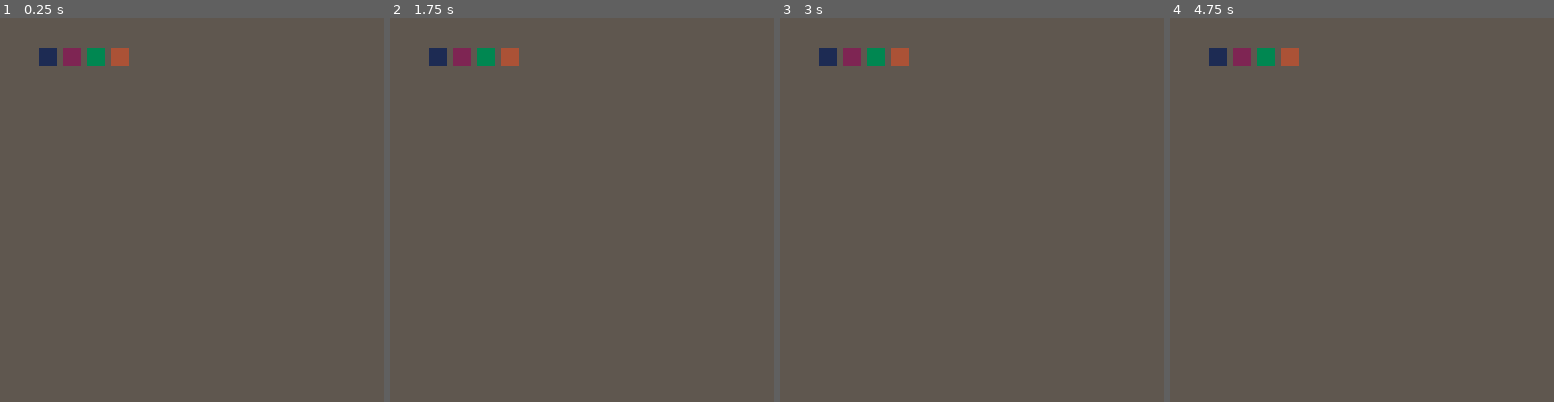
Above: before the commit, frames 1-4 (left to right).
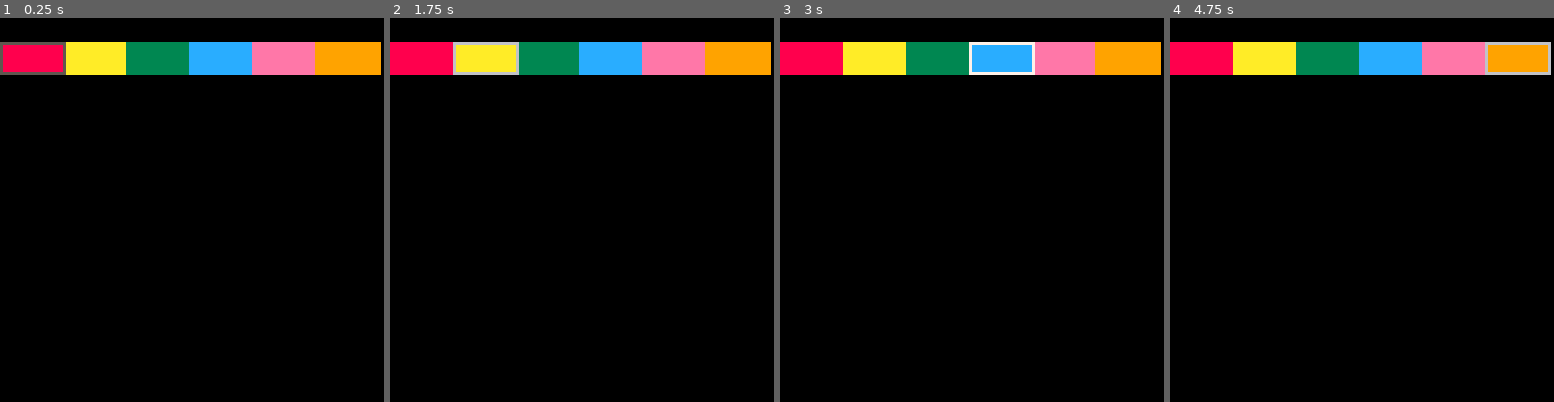
Above: after the commit, the same moments.

Repository: HerrBvomSee/pico8-carts
Game: PICO-8 cartridge cobloxx/cobloxx.p8
Two runs of this game, one before a commit and one after it. Both use one fixed random seed, a clock stepped at 60 frames per second and the inputs below.
Inputs:
- Up to frame 1 (0.25 s): no input
- Up to frame 2 (1.75 s): hold Right from 1.6 s (still down)
- Up to frame 3 (3 s): release Right at 2.1 s; hold Right from 2.47 s (still down)
- Up to frame 4 (4.75 s): release Right at 3.03 s; hold Left 3.08-3.58 s; hold Right 4.02-4.68 s

The runs differ from the first frame. In frame 1, 100% of the frame differs, in the area x 0-100%, y 0-100%; in frame 2, 100%; in frame 3, 100%; in frame 4, 100%.

Commit message:
added cobloxx project

Diff:
--- a/cobloxx/cobloxx.p8
+++ b/cobloxx/cobloxx.p8
@@ -1,20 +1,54 @@
 pico-8 cartridge // http://www.pico-8.com
 version 42
 __lua__
-c={1,2,3,4}
+palette={8,10,3,12,14,9}
+ploc={}
+phg=8
+
+selidx=1
+selcol={7,7,7,6,6,6,5,5,5,6,6,6,6,6}
+curselcol=1
 
 function _init()
-	cls(-11)
+	iw=flr(127/count(palette))
+
+	for i=0, count(palette) do
+		add(ploc, i*iw)
+	end
+
 end
 
 function _update()
+	curselcol+=.75
+	if (curselcol >= count(selcol)) curselcol=1
+
+	if btnp(⬅️) then
+	 selidx-=1
+		sfx(1)
+	end
+	if btnp(➡️) then
+		selidx+=1
+		sfx(1)
+	end
+
+	if selidx < 1 then
+		selidx=count(palette)
+		sfx(0)
+	end
+	if selidx > count(palette) then
+	 selidx=1
+		sfx(0)
+	end
 end
 
 function _draw()
 
-	for i in all(c) do
-		rectfill(5+(i*8), 10, (i*8+10), 15, i)
+	cls(0)
+	for i=1, count(palette) do
+		rectfill(ploc[i], 8, ploc[i]+iw, 10+phg, palette[i])
 	end
+
+	rect(ploc[selidx], 8, ploc[selidx]+iw, 10+phg, selcol[flr(curselcol)])
 
 end
 
Not shown, changed: the sound effects (__sfx__) section of cobloxx/cobloxx.p8
